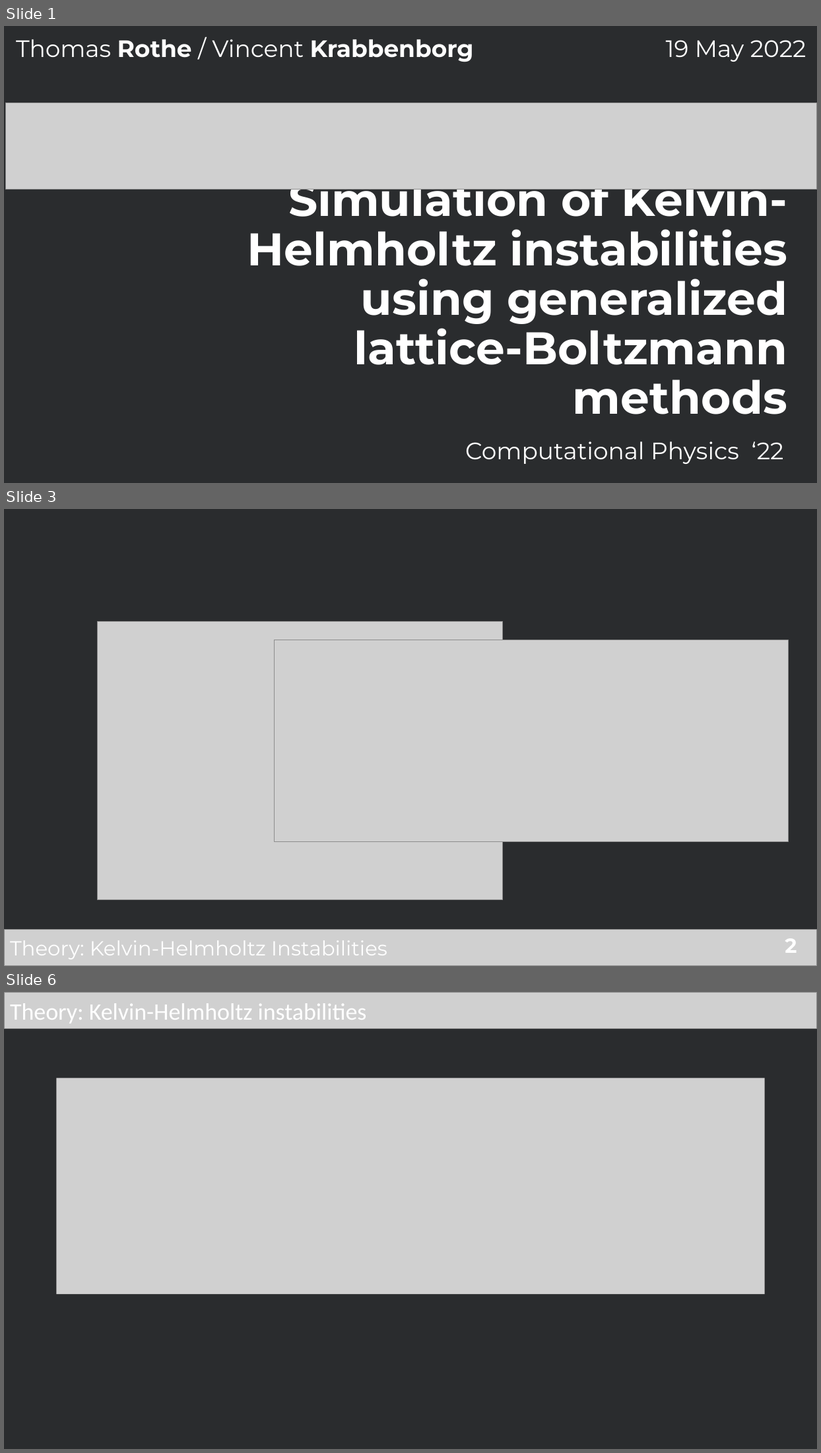
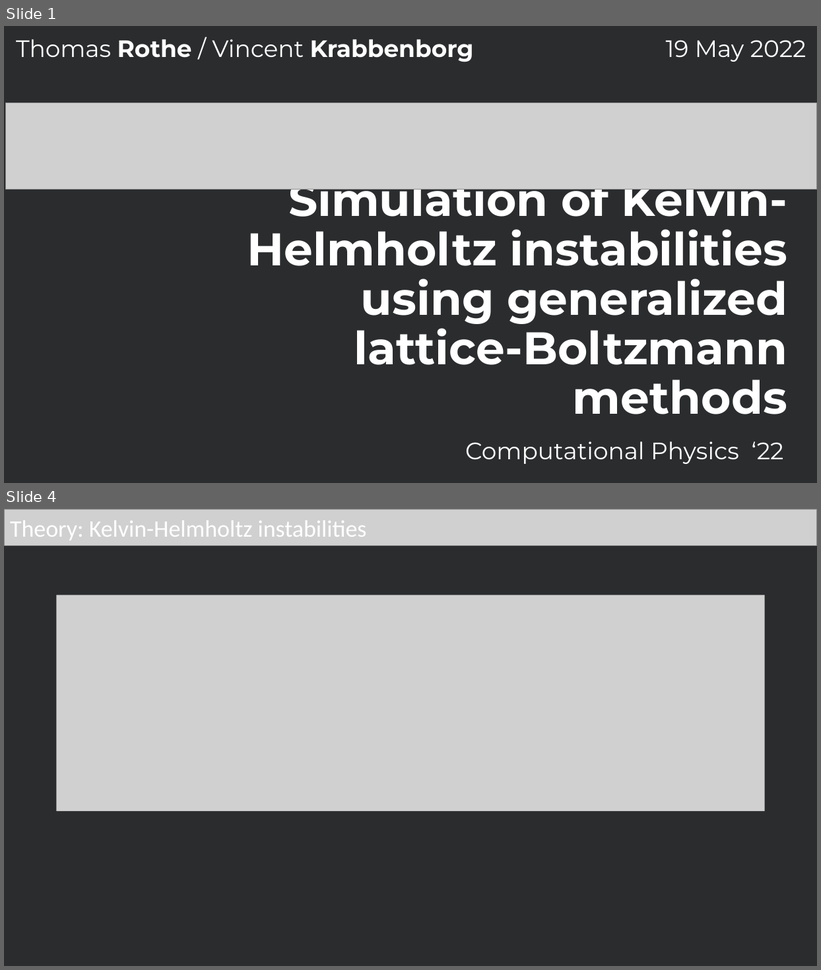
Before and after one commit to Viinnert/Computational-Physics, a slide deck: COP_Slides_Project3.pptx. Shown one above the other, each under a label of ours: slides 1, 3 and 6 before the commit, slides 1 and 4 after it; the slides between them are not shown. The pictures are 821x1453 and 821x970 pixels, drawn with LibreOffice and Linux fonts; fonts in the diff are those of the drawing; grey boxes stand for pictures. Boxes give left, top, right and bottom in pixels: in the first picture for what was removed or moved away, otherwise in the second. Text is boxed around its words. In the diff, an @@ line names an element or a change of style, - is before the commit and + after.

```diff
--- a/COP_Slides_Project3.pptx
+++ b/COP_Slides_Project3.pptx
@@ slide 3 removed at (4, 509, 817, 966), background #2A2C2E @@
@@ picture removed at (97, 622, 503, 900) @@
@@ picture removed at (274, 640, 789, 842) @@
@@ picture removed at (4, 930, 817, 966) @@
@@ text removed at (10, 941, 387, 960) @@
-Theory: Kelvin-Helmholtz Instabilities
@@ text removed at (785, 939, 797, 953) @@
-2
@@ what was slide 6 is now slide 4 @@
```
Also in this commit, not shown: 3 slides changed, 1 other slide removed.
